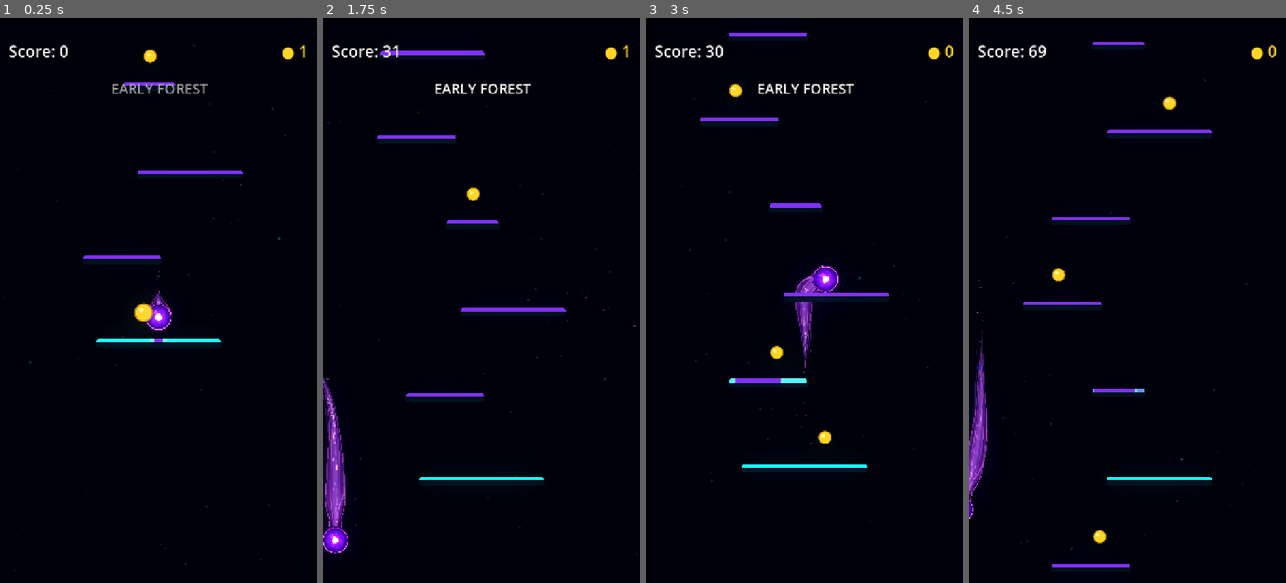
Above: before the commit, frames 1-4 (left to right).
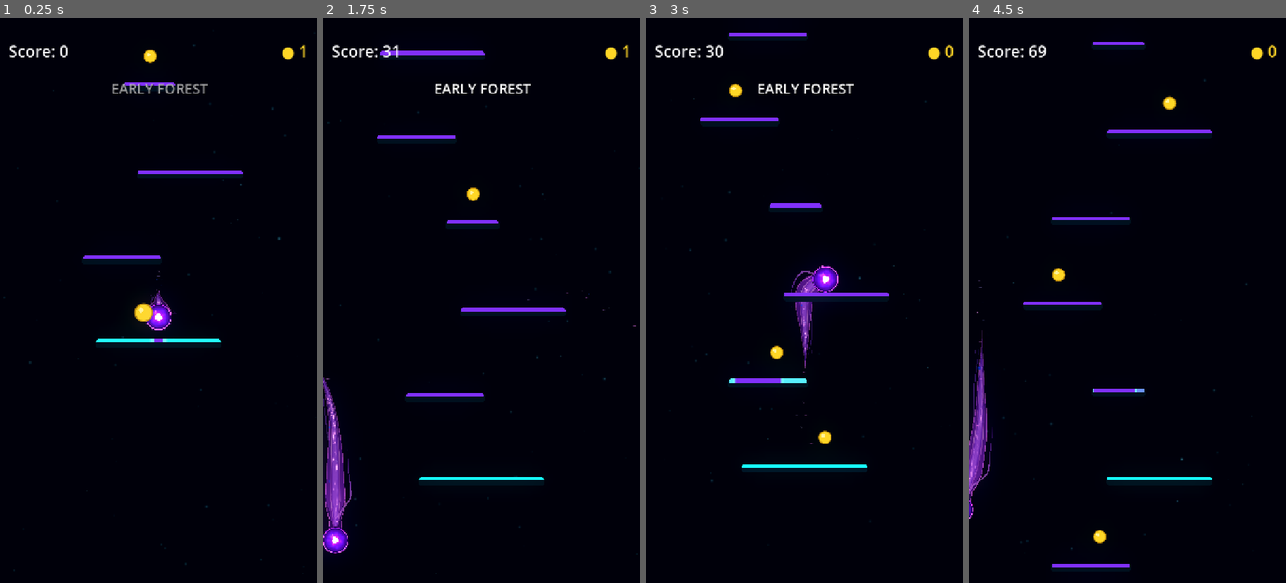
Above: after the commit, the same moments.

Repository: Kryodo/TowerJump
Game: Godot game, scene res://scenes/main.tscn
The game is run twice, just before and just after one commit, with the same random seed, the same clock (stepped at 60 frames per second) and the same inputs.
Inputs (mouse positions are in pixels of both pictures, inside the frame that each line leads up to):
- Up to frame 1 (0.25 s): no input
- Up to frame 2 (1.75 s): move the mouse to (551, 272) at 0.52 s; hold Right (ui_right) 0.53-1.25 s; click (551, 272) at 0.67 s; drag from (418, 328) to (471, 193) at 1.27 s
- Up to frame 3 (3 s): click "Nochmal spielen" at 2 s; move the mouse to (836, 176) at 2.77 s; hold Right (ui_right) from 2.78 s (still down)
- Up to frame 4 (4.5 s): release Right (ui_right) at 3.5 s; drag from (1111, 413) to (1057, 215) at 3.52 s; move the mouse to (1222, 385) at 4.27 s; hold Left (ui_left) from 4.28 s (still down)

The runs differ from the first frame. In frame 1, less than 0.1% of the frame differs, in the area x 47-56%, y 48-53%; in frame 2, 0.2%; in frame 3, less than 0.1%; in frame 4, 0.2%, in the area x 0-8%, y 58-85%.

Commit message:
Increase wisp separation from the comet contour

Diff:
--- a/scripts/ball_trail.gd
+++ b/scripts/ball_trail.gd
@@ -300,14 +300,14 @@
 	# and fades around the upper-middle of the comet instead of running its length.
 	_build_wisp_curve(
 		_wisp_head, path, cumulative_distances, total_distance,
-		0.0, 0.47, 1.0, 0.12, 1.04, 0.35, 1.15, 1.25
+		0.0, 0.47, 1.0, 0.12, 1.52, 0.44, 0.35, 1.65, 1.25
 	)
 
 	# A separate streamer grows out of the existing flow part-way down the body.
 	# It continues toward the tail but stays finer and less prominent than the core.
 	_build_wisp_curve(
 		_wisp_streamer, path, cumulative_distances, total_distance,
-		0.29, 0.985, -1.0, 0.24, 1.12, 1.9, 2.75, 0.95
+		0.29, 0.985, -1.0, 0.24, 1.30, 0.62, 1.9, 3.2, 0.95
 	)
 
 	# Fork the longer streamer near its end. The first branch point is copied
@@ -325,6 +325,7 @@
 	side: float,
 	start_spread: float,
 	end_spread: float,
+	spread_finish: float,
 	phase: float,
 	clearance: float,
 	bend_strength: float
@@ -363,7 +364,7 @@
 		var silhouette_half_width: float = _get_silhouette_half_width(
 			trail_progress, total_distance
 		)
-		var spread_blend: float = smoothstep(0.0, 0.68, local_progress)
+		var spread_blend: float = smoothstep(0.0, spread_finish, local_progress)
 		var spread_ratio: float = lerp(
 			start_spread, end_spread, spread_blend
 		)
@@ -462,7 +463,7 @@
 		# Continue from the streamer's existing offset, then let the branch
 		# separate from it. Do not shrink the offset with the contour width; that
 		# would make the fork bend inward precisely where the tail tapers.
-		var fork_separation: float = 3.8 * smoothstep(
+		var fork_separation: float = 5.0 * smoothstep(
 			0.0, 0.74, branch_progress
 		)
 		var fine_drift: float = sin(
